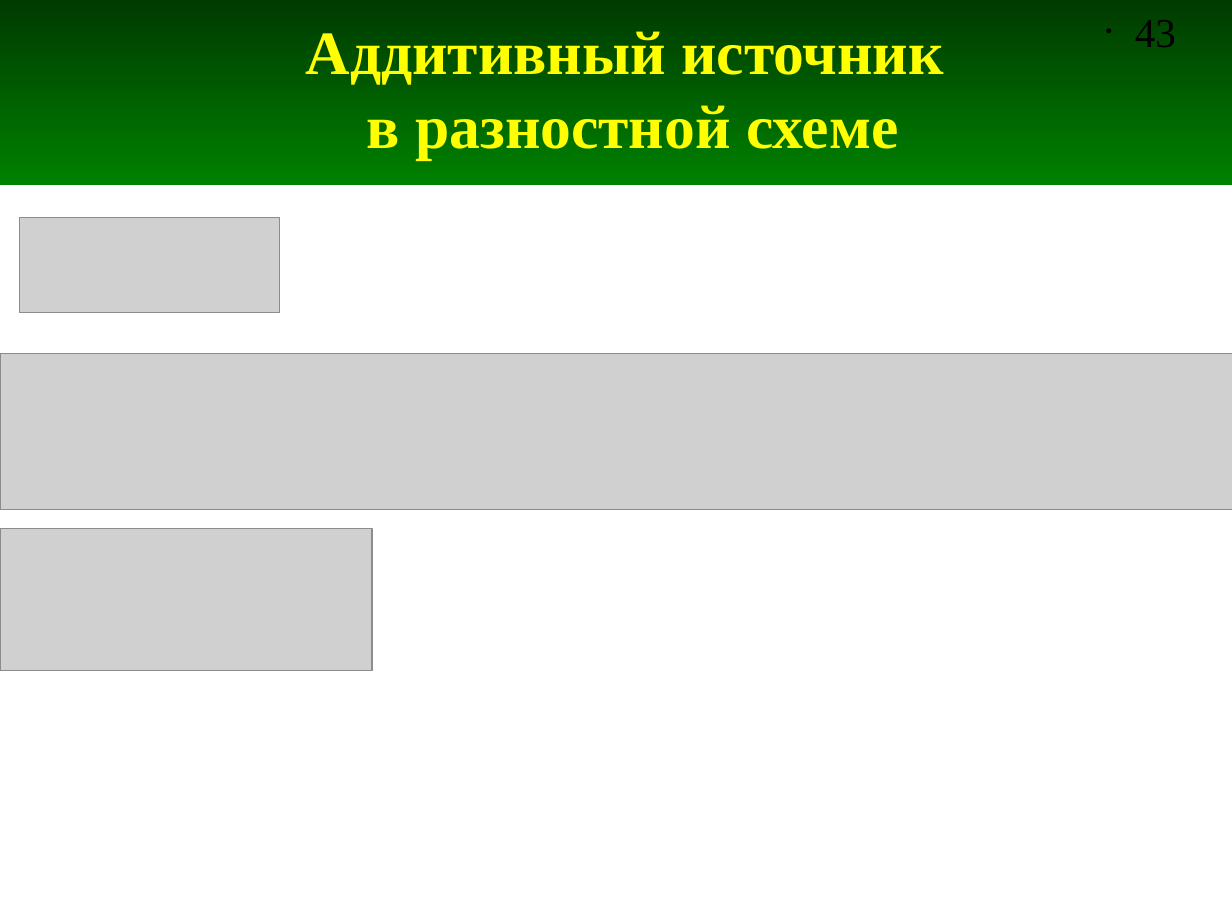
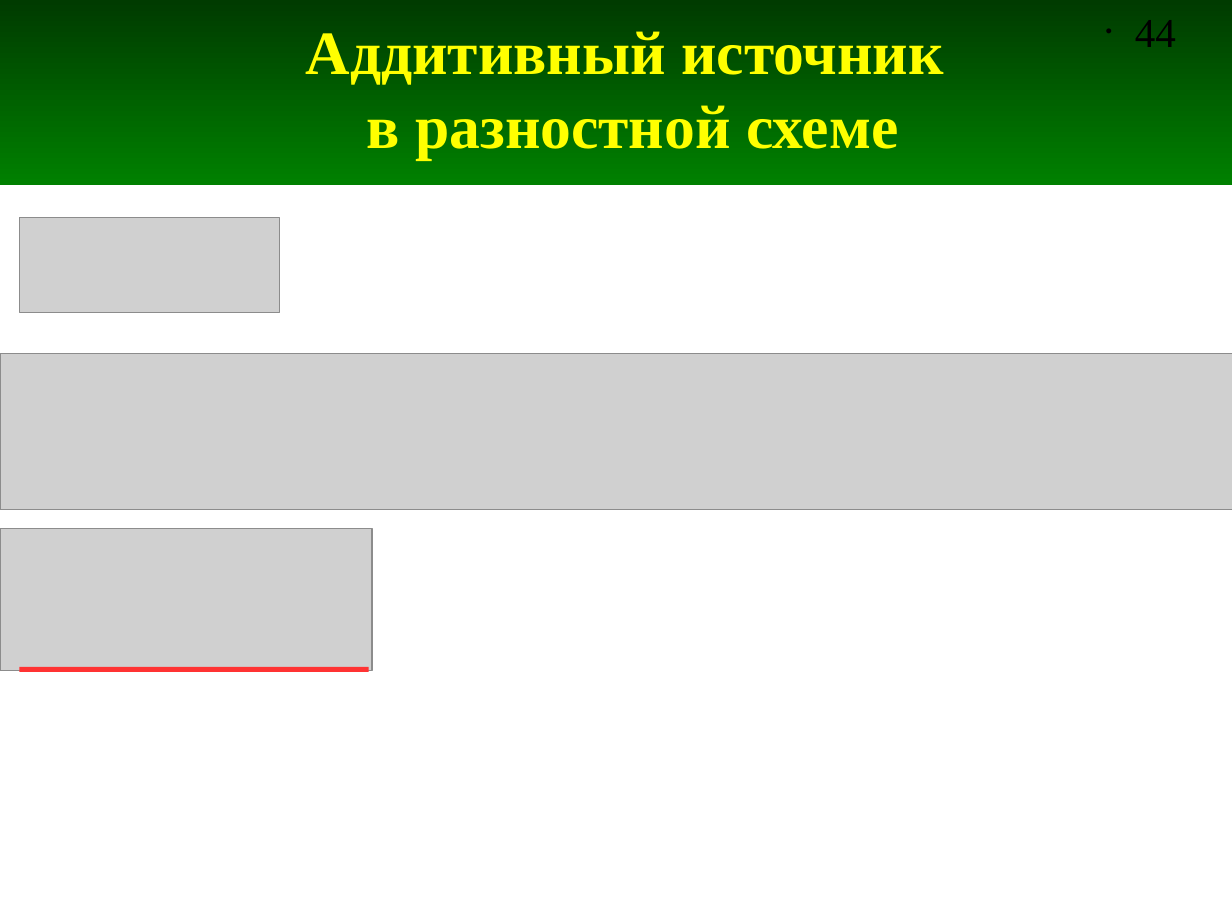
Before and after one commit to andris0147sv/modelling, a slide deck: slide 44 of presentations/2. FDTD.odp (slide 43 before the commit). Drawn at 1232x924 pixels with LibreOffice and Linux fonts; fonts in the diff are those of the drawing; grey boxes stand for pictures. Boxes give left, top, right and bottom in pixels: in the first picture for what was removed or moved away, otherwise in the second. Text is boxed around its words. In the diff, an @@ line names an element or a change of style, - is before the commit and + after.

```diff
--- a/presentations/2. FDTD.odp
+++ b/presentations/2. FDTD.odp
@@ page number at (1135, 20, 1176, 47): text changed @@
-• 43
+• 44
@@ line added from (20, 669) to (368, 669), #FF3333 2.83 pt @@
```
Also in this commit, not shown: 7 other slides changed, 14 slides added.
